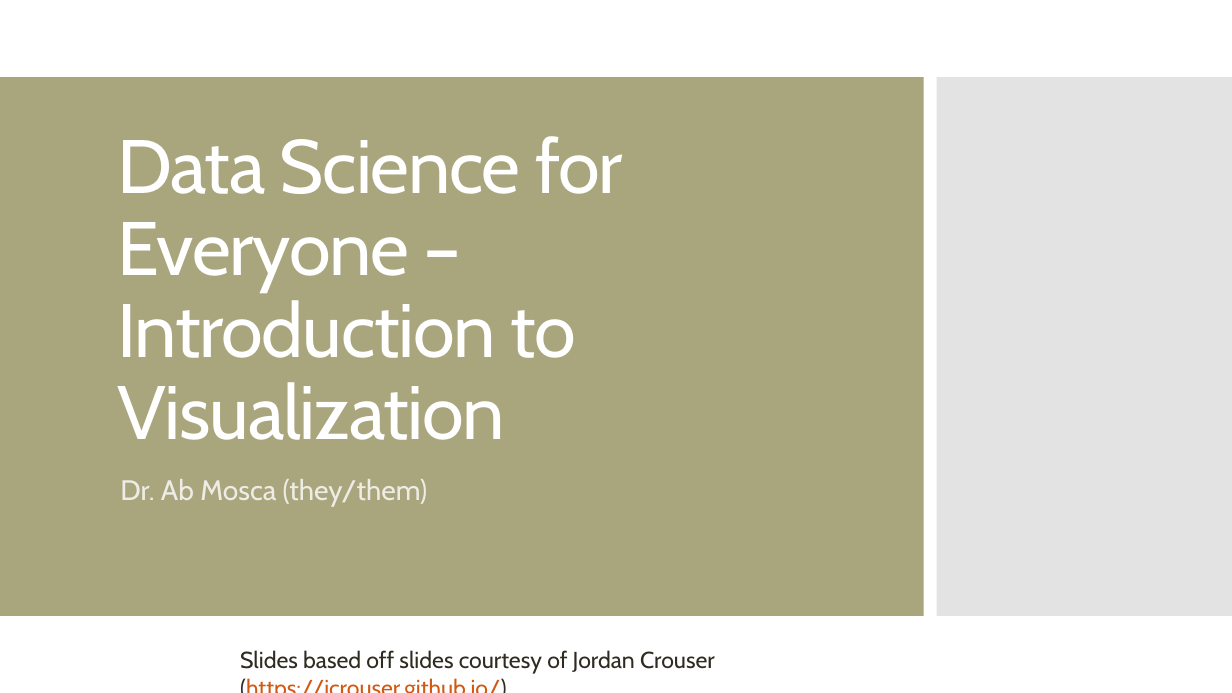
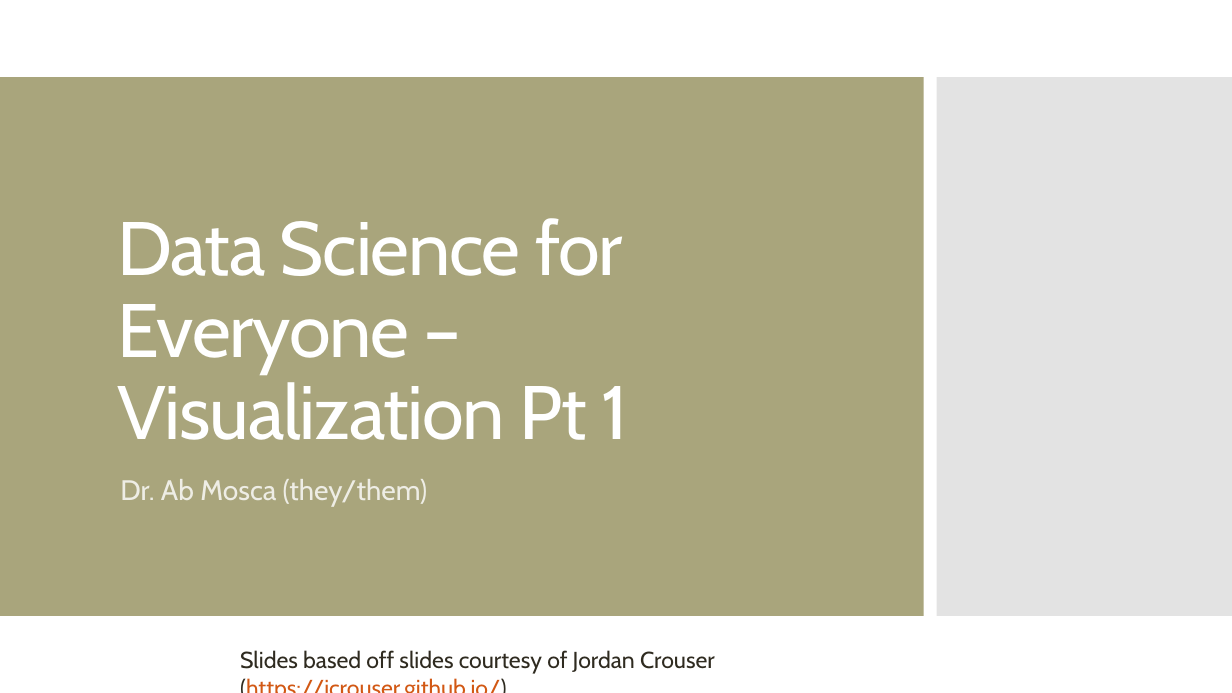
Before and after one commit to amosca01/Intro-DS-F23, a slide deck: slide 1 of slides/03-visualization-pt1.pptx. Drawn at 1232x693 pixels with LibreOffice and Linux fonts; fonts in the diff are those of the drawing. Boxes give left, top, right and bottom in pixels: in the first picture for what was removed or moved away, otherwise in the second. Text is boxed around its words. In the diff, an @@ line names an element or a change of style, - is before the commit and + after.

Commit message:
slides

```diff
--- a/slides/03-visualization-pt1.pptx
+++ b/slides/03-visualization-pt1.pptx
@@ title at (117,218,629,440): text changed @@
-Data Science for Everyone – Introduction to Visualization
+Data Science for Everyone – Visualization Pt 1
```
Also in this commit, not shown: 9 other files.
